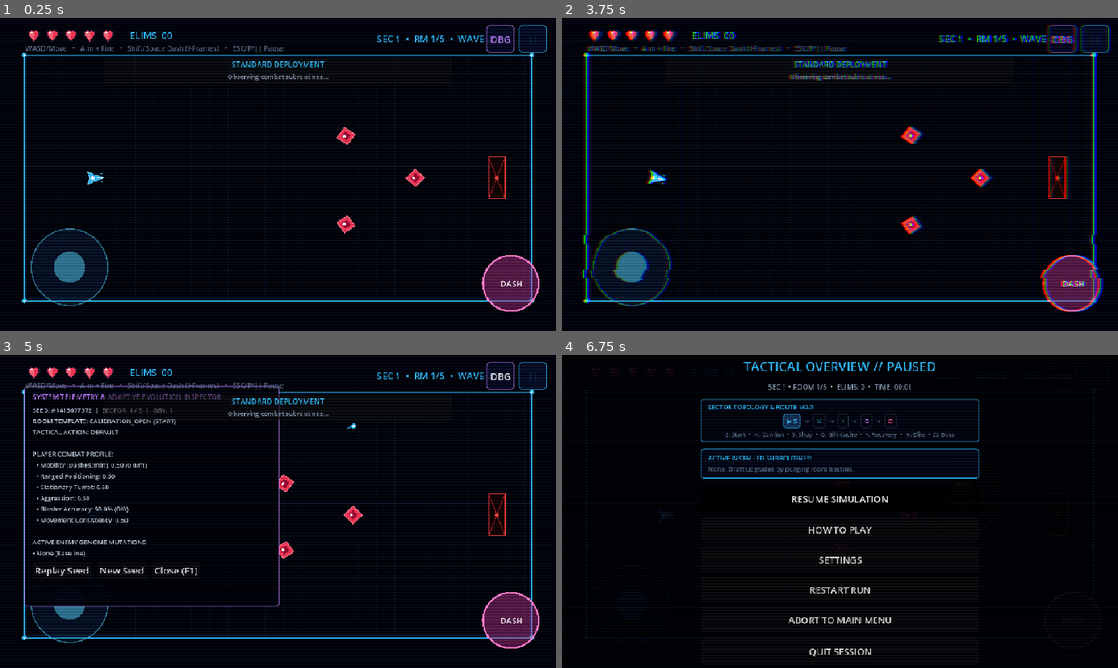
Above: before the commit, frames 1-4 (two rows, left to right).
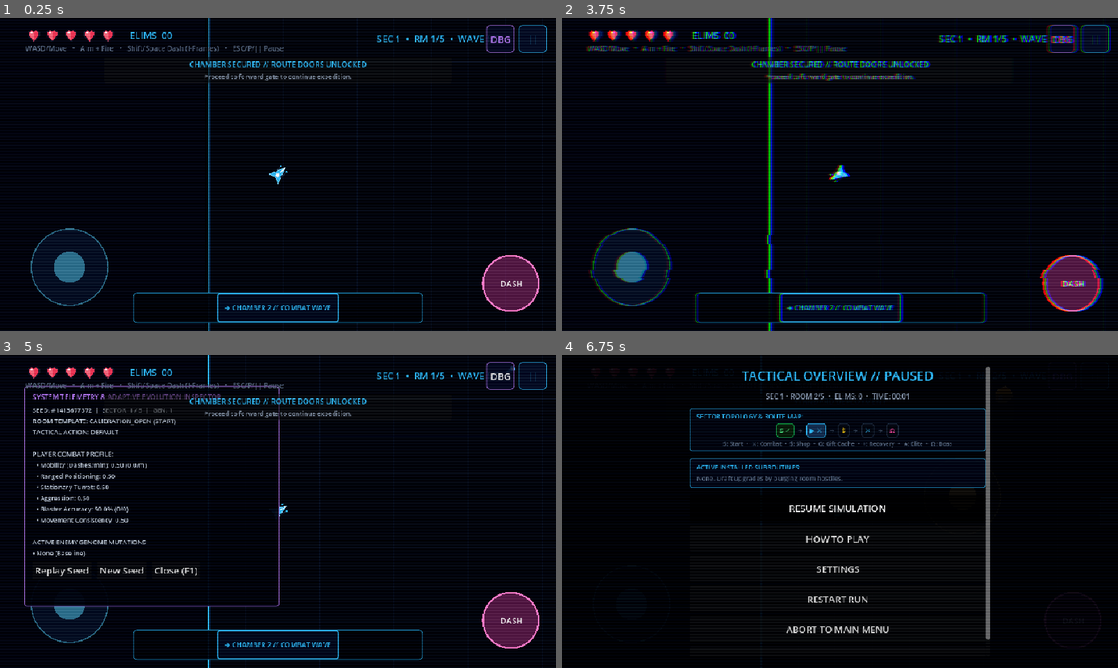
Above: after the commit, the same moments.

Repository: DaKaufeeBoii/GLITCH-RUN
Game: Godot game, scene res://scenes/main.tscn
Two runs of this game, one before a commit and one after it. Both use one fixed random seed, a clock stepped at 60 frames per second and the inputs below. This scene is started directly instead of the project's main scene.
Inputs (mouse positions are in pixels of both pictures, inside the frame that each line leads up to):
- Up to frame 1 (0.25 s): no input
- Up to frame 2 (3.75 s): click "||" at 0.5 s; click "RESTART RUN" at 1.25 s; click "RESTART RUN" at 2 s; click "RESTART RUN" at 2.75 s; click "CONFIRM" at 3.5 s
- Up to frame 3 (5 s): click "DBG" at 4.25 s
- Up to frame 4 (6.75 s): click "Replay Seed" at 5 s; click (840, 646) at 5.75 s, where only the run after the commit has a clickable "➔ CHAMBER 2 // COMBAT WAVE"; tap Enter at 6.5 s; move the mouse to (962, 495) at 6.52 s; hold Right (ui_right) from 6.53 s (still down); tap P at 6.6 s; click (962, 495) at 6.67 s

The runs differ from the first frame. In frame 1, 4.0% of the frame differs, in the area x 3-98%, y 0-100%; in frame 2, 6.9%; in frame 3, 3.4%; in frame 4, 7.4%, in the area x 23-77%, y 2-97%.

Commit message:
fix(script): resolve unused room_type parameter in run_progression.gd and parser error in pause_menu.gd

Diff:
--- a/scripts/dungeon_generator.gd
+++ b/scripts/dungeon_generator.gd
@@ -9,7 +9,7 @@
 ##   5. Spawn Clearances & Tactical Context Interface
 ##   6. Deterministic Seed Reproduction
 
-const ROOM_RECT := Rect2(42.0, 64.0, 876.0, 424.0)
+const ROOM_RECT := Rect2(42.0, 64.0, 1600.0, 900.0)
 const GRID_CELL_SIZE := 32.0
 const MIN_PLAYER_ENEMY_DIST := 195.0
 const MAX_VALIDATION_RETRIES := 10
@@ -34,6 +34,7 @@
 		"hazard_density": 0.0
 	}
 	var is_validated: bool = false
+	var is_sector_wave: bool = false
 
 	func to_dict() -> Dictionary:
 		var obs_list: Array[Dictionary] = []
@@ -50,7 +51,7 @@
 
 class DungeonLayout extends RefCounted:
 	var seed_value: int = 0
-	var total_rooms: int = 6
+	var total_rooms: int = 12
 	var rooms: Array[RoomData] = []
 	var adjacency: Dictionary = {} # int -> Array[int]
 
@@ -59,8 +60,10 @@
 			return rooms[idx]
 		return null
 
-
-func generate_dungeon(seed_val: int, room_count: int = 6) -> DungeonLayout:
+var last_wave_compositions: Dictionary = {}
+
+
+func generate_dungeon(seed_val: int, room_count: int = 12, regular_wave_count: int = 5) -> DungeonLayout:
 	## Generates a completely validated, connected procedural dungeon layout from a seed.
 	var layout := DungeonLayout.new()
 	layout.seed_value = seed_val
@@ -92,21 +95,21 @@
 			room_types.append("BOSS")
 		elif i == 1:
 			room_types.append("COMBAT")
-		elif i == 2:
-			# Branch node: Shop or Recovery
-			room_types.append("SHOP" if graph_rng.randf() < 0.60 else "RECOVERY")
-		elif i == 3:
-			# Branch node: Gift or Combat
-			room_types.append("GIFT" if graph_rng.randf() < 0.55 else "COMBAT")
-		elif i == 4:
-			# Late node: Elite or Combat
-			room_types.append("ELITE" if graph_rng.randf() < 0.50 else "COMBAT")
+		elif i == 2 or i == 6:
+			room_types.append("SHOP")
+		elif i == 4 or i == 8:
+			room_types.append("GIFT")
+		elif i == 10:
+			room_types.append("ELITE" if graph_rng.randf() < 0.50 else "RECOVERY")
+		elif i % 2 == 1 and i <= regular_wave_count * 2 - 1:
+			room_types.append("ELITE" if i >= 5 and graph_rng.randf() < 0.25 else "COMBAT")
 		else:
-			room_types.append("COMBAT")
+			room_types.append("RECOVERY")
 
 	# 3. Generate and Validate each Room in the Graph
 	for i in range(room_count):
 		var room := _generate_valid_room(i, room_types[i], layout, room_types, geom_rng, spawn_rng)
+		room.is_sector_wave = i % 2 == 1 and i <= regular_wave_count * 2 - 1
 		room.connections.assign(layout.adjacency.get(i, []))
 		layout.rooms.append(room)
 
@@ -122,32 +125,14 @@
 		layout.adjacency[i].append(i + 1)
 		layout.adjacency[i + 1].append(i)
 
-	# Interconnected branch shortcuts and loops
-	if count >= 6:
-		# Room 0 connects forward to Room 1 (Combat) and Room 2 (Shop/Recovery)
-		if not 2 in layout.adjacency[0]:
-			layout.adjacency[0].append(2)
-			layout.adjacency[2].append(0)
-
-		# Room 1 connects forward to Room 3 (Gift/Combat)
-		if not 3 in layout.adjacency[1]:
-			layout.adjacency[1].append(3)
-			layout.adjacency[3].append(1)
-
-		# Room 2 connects forward to Room 4 (Elite/Combat)
-		if not 4 in layout.adjacency[2]:
-			layout.adjacency[2].append(4)
-			layout.adjacency[4].append(2)
-
-		# Room 3 connects forward to Room 5 (Boss)
-		if not (count - 1) in layout.adjacency[3]:
-			layout.adjacency[3].append(count - 1)
-			layout.adjacency[count - 1].append(3)
-
-	elif count >= 5:
-		if not 3 in layout.adjacency[1]:
-			layout.adjacency[1].append(3)
-			layout.adjacency[3].append(1)
+	# Optional even-numbered rooms branch off the mandatory combat spine. Seeded
+	# skip edges never bypass a scheduled wave room, and the first route choice is
+	# guaranteed so every sector has at least one meaningful decision.
+	for index in range(1, count - 2, 2):
+		var target := index + 2
+		if (index == 1 or _rng.randf() < 0.70) and not target in layout.adjacency[index]:
+			layout.adjacency[index].append(target)
+			layout.adjacency[target].append(index)
 
 
 func _generate_valid_room(
@@ -224,21 +209,17 @@
 	if room_idx >= total_rooms - 1:
 		return "BOSS"
 	match room_idx:
-		1:
-			return "COMBAT"
-		2:
+		2, 6:
 			return "SHOP"
-		3:
+		4, 8:
 			return "GIFT"
-		4:
-			return "ELITE"
+		10:
+			return "RECOVERY"
 		_:
 			return "COMBAT"
 
 
 func _get_door_label(target_idx: int, room_type: String) -> String:
-	if target_idx >= 5:
-		return "SECTOR GATE // NEXUS CORE"
 	match room_type:
 		"START":
 			return "CALIBRATION DOCK"
@@ -366,14 +347,25 @@
 			room.tactical_context.flanking_lanes = 2
 
 		"BOSS_NEXUS":
-			var b_size := Vector2(36.0, 36.0)
-			room.obstacles.append(Rect2(Vector2(180.0 - 18.0, 150.0 - 18.0), b_size))
-			room.obstacles.append(Rect2(Vector2(780.0 - 18.0, 150.0 - 18.0), b_size))
-			room.obstacles.append(Rect2(Vector2(180.0 - 18.0, 400.0 - 18.0), b_size))
-			room.obstacles.append(Rect2(Vector2(780.0 - 18.0, 400.0 - 18.0), b_size))
+			var b_size := Vector2(64.0, 64.0)
+			var x_offset := room.bounds.size.x * 0.28
+			var y_offset := room.bounds.size.y * 0.25
+			room.obstacles.append(Rect2(center + Vector2(-x_offset, -y_offset) - b_size * 0.5, b_size))
+			room.obstacles.append(Rect2(center + Vector2(x_offset, -y_offset) - b_size * 0.5, b_size))
+			room.obstacles.append(Rect2(center + Vector2(-x_offset, y_offset) - b_size * 0.5, b_size))
+			room.obstacles.append(Rect2(center + Vector2(x_offset, y_offset) - b_size * 0.5, b_size))
 			room.tactical_context.has_cover = true
 			room.tactical_context.chokepoint_ratio = 0.15
 			room.tactical_context.flanking_lanes = 4
+
+	# The enlarged rooms need their cover and lanes spread out too. Scale around
+	# the room center so templates remain legible at the scrolling camera scale.
+	if template_name != "BOSS_NEXUS":
+		for obstacle_index in range(room.obstacles.size()):
+			var obstacle: Rect2 = room.obstacles[obstacle_index]
+			var scaled_size := obstacle.size * 1.65
+			var scaled_center := center + (obstacle.get_center() - center) * 1.65
+			room.obstacles[obstacle_index] = Rect2(scaled_center - scaled_size * 0.5, scaled_size)
 
 
 func _generate_shop_stock(rng: RandomNumberGenerator) -> Array[Dictionary]:
@@ -417,7 +409,7 @@
 		return
 
 	if room_type == "BOSS":
-		room.enemy_spawns.append({ "type": "BOSS", "pos": Vector2(680, 276), "flank_angle": 0.0 })
+		room.enemy_spawns.append({ "type": "BOSS", "pos": Vector2(room.bounds.position.x + room.bounds.size.x * 0.70, room.bounds.get_center().y), "flank_angle": 0.0 })
 		return
 
 	# Progressive enemy composition for combat arenas & standby spawns
@@ -442,6 +434,86 @@
 			"pos": pos,
 			"flank_angle": flank if etype == "CHASER" else 0.0
 		})
+
+
+func generate_wave_spawns(room: RoomData, sector_seed: int, wave_number: int, spawn_budget: int) -> Array[Dictionary]:
+	## Builds a deterministic, room-specific roster for each wave. It varies enemy
+	## roles, count, and spawn positions instead of replaying room.enemy_spawns.
+	if room.room_type in ["START", "RECOVERY", "SHOP", "GIFT", "BOSS"]:
+		return room.enemy_spawns.duplicate(true)
+
+	var rng := RandomNumberGenerator.new()
+	rng.seed = int((sector_seed ^ (room.index * 73856093) ^ (wave_number * 19349663)) & 0x7FFFFFFF)
+	var available := ["CHASER"]
+	if room.index >= 1:
+		available.append("SHOOTER")
+	if room.index >= 2:
+		available.append("DASHER")
+	var recipes := [
+		["CHASER", "CHASER", "CHASER", "CHASER"],
+		["SHOOTER", "CHASER", "SHOOTER", "CHASER"],
+		["DASHER", "CHASER", "DASHER", "CHASER"],
+		["SHOOTER", "DASHER", "CHASER", "SHOOTER"],
+		["DASHER", "DASHER", "SHOOTER", "CHASER"],
+		["CHASER", "SHOOTER", "DASHER", "DASHER"]
+	]
+	var max_count := mini(8, maxi(3, 3 + int(room.index * 0.45)))
+	var count_offset := posmod(wave_number - 1, 3) - 1
+	var count := clampi(mini(spawn_budget, max_count) + count_offset, 2, mini(spawn_budget, max_count))
+	var key := str(sector_seed)
+	var recipe_index := int(rng.randi() % recipes.size())
+	var roster: Array[String] = []
+	var signature := ""
+	for attempt in range(recipes.size()):
+		roster.clear()
+		var recipe: Array = recipes[recipe_index]
+		for slot in range(count):
+			var wanted: String = recipe[(slot + wave_number - 1) % recipe.size()]
+			if not available.has(wanted):
+				wanted = available[(slot + attempt) % available.size()]
+			roster.append(wanted)
+		signature = ",".join(roster)
+		if signature != str(last_wave_compositions.get(key, "")):
+			break
+		recipe_index = (recipe_index + 1) % recipes.size()
+	last_wave_compositions[key] = signature
+	if last_wave_compositions.size() > 3:
+		last_wave_compositions.erase(last_wave_compositions.keys()[0])
+
+	var positions: Array[Vector2] = []
+	var tries := 0
+	while positions.size() < count and tries < count * 30:
+		tries += 1
+		var pos := Vector2(
+			rng.randf_range(room.bounds.position.x + 110.0, room.bounds.end.x - 110.0),
+			rng.randf_range(room.bounds.position.y + 90.0, room.bounds.end.y - 90.0)
+		)
+		if pos.distance_to(room.player_spawn) < MIN_PLAYER_ENEMY_DIST:
+			continue
+		var blocked := false
+		for obstacle in room.obstacles:
+			if obstacle.grow(28.0).has_point(pos):
+				blocked = true
+				break
+		if blocked:
+			continue
+		var spaced := true
+		for other in positions:
+			if pos.distance_squared_to(other) < 80.0 * 80.0:
+				spaced = false
+				break
+		if spaced:
+			positions.append(pos)
+
+	var result: Array[Dictionary] = []
+	for index in range(mini(roster.size(), positions.size())):
+		var family: String = roster[index]
+		result.append({
+			"type": family,
+			"pos": positions[index],
+			"flank_angle": (0.55 if index % 2 == 0 else -0.55) if family == "CHASER" else 0.0
+		})
+	return result
 
 
 func _validate_room_reachability(room: RoomData) -> bool:
@@ -550,7 +622,7 @@
 	room.obstacles.append(Rect2(center.x + 120.0, center.y - 20.0, 40.0, 40.0))
 
 	if room_type == "BOSS":
-		room.enemy_spawns.append({ "type": "BOSS", "pos": Vector2(680, 276), "flank_angle": 0.0 })
+		room.enemy_spawns.append({ "type": "BOSS", "pos": Vector2(room.bounds.position.x + room.bounds.size.x * 0.70, room.bounds.get_center().y), "flank_angle": 0.0 })
 	else:
 		room.enemy_spawns.append({ "type": "CHASER", "pos": Vector2(620, 200), "flank_angle": 0.55 })
 		room.enemy_spawns.append({ "type": "CHASER", "pos": Vector2(740, 276), "flank_angle": 0.0 })
--- a/scripts/evolution_manager.gd
+++ b/scripts/evolution_manager.gd
@@ -11,6 +11,8 @@
 
 const POOL_SIZE_PER_FAMILY := 3
 const MUTATION_PERTURBATION := 0.08 # Max 8% trait adjustment per generational mutation
+const BATTLES_FOR_FIRST_EVOLUTION := 1
+const BATTLES_FOR_SECOND_EVOLUTION := 2
 
 var generation := 1
 var active_genomes: Dictionary = {
@@ -37,6 +39,7 @@
 			"encounters_fought": 0,
 			"combat_time": 0.0,
 			"player_kited_count": 0,
+			"last_bred_encounter": 0,
 			"damage_dealt": 0,
 			"tier": 0,
 			"history": []
@@ -45,6 +48,8 @@
 			"encounters_fought": 0,
 			"combat_time": 0.0,
 			"damage_dealt": 0,
+			"player_dash_count": 0,
+			"last_bred_encounter": 0,
 			"tier": 0,
 			"history": []
 		},
@@ -52,6 +57,7 @@
 			"encounters_fought": 0,
 			"combat_time": 0.0,
 			"damage_dealt": 0,
+			"last_bred_encounter": 0,
 			"tier": 0,
 			"history": []
 		}
@@ -129,9 +135,10 @@
 		if "family" in g:
 			active_families[g.family] = true
 
-	# Fallback if active_combatants was not registered (e.g. direct test calls)
+	# Callers may supply an explicit family list, but an empty encounter must never
+	# be treated as evidence that every species fought.
 	if active_families.is_empty():
-		for f in player_profile.get("active_families", ["CHASER", "SHOOTER", "DASHER"]):
+		for f in player_profile.get("active_families", []):
 			active_families[f] = true
 
 	# 3. Process Species Evidence & Distinct Evolution Paths
@@ -145,11 +152,11 @@
 		# Did player kite or maintain distance?
 		var ranged_ratio: float = float(player_profile.get("ranged", 0.5))
 		var mobility_ratio: float = float(player_profile.get("mobility", 0.5))
-		if ranged_ratio > 0.40 or mobility_ratio > 0.45 or combat_duration >= 4.0:
+		if ranged_ratio >= 0.60 and mobility_ratio >= 0.50:
 			ev.player_kited_count += 1
 
 		# Tier 0 -> Tier 1: Enhanced Pursuit Speed (+35%) & 2x Health
-		if ev.tier == 0 and ev.encounters_fought >= 1:
+		if ev.tier == 0 and ev.encounters_fought >= BATTLES_FOR_FIRST_EVOLUTION:
 			ev.tier = 1
 			for g in active_genomes["CHASER"]:
 				g.tier = 1
@@ -161,7 +168,7 @@
 				"mutation": "RAPID_PURSUIT",
 				"health_mult": "2x (6 HP)",
 				"tradeoff": "Pursuit speed +35% (124.2 px/s), max armor doubled to 6 HP",
-				"reason": "Player kiting observed in %d battle(s) (range ratio %.2f). Evolved rapid pursuit thrusters." % [ev.encounters_fought, ranged_ratio],
+				"reason": "After %d Chaser battles, long-range movement and repeated dodging met the adaptation threshold (range ratio %.2f)." % [ev.encounters_fought, ranged_ratio],
 				"counter": "Cut back across pursuit trajectory; use arena obstacles to break line of chase."
 			}
 			evolution_history.append(record)
@@ -169,7 +176,7 @@
 			ev.history.append(record)
 
 		# Tier 1 -> Tier 2: Crimson Laser Blaster (+committed aim) & 4x Health
-		elif ev.tier == 1 and ev.encounters_fought >= 2:
+		elif ev.tier == 1 and ev.encounters_fought >= BATTLES_FOR_SECOND_EVOLUTION:
 			ev.tier = 2
 			for g in active_genomes["CHASER"]:
 				g.tier = 2
@@ -195,7 +202,7 @@
 		ev.combat_time += combat_duration
 
 		# Tier 0 -> Tier 1: Ion Hazard Trail & 2x Health
-		if ev.tier == 0 and ev.encounters_fought >= 1:
+		if ev.tier == 0 and ev.encounters_fought >= BATTLES_FOR_FIRST_EVOLUTION:
 			ev.tier = 1
 			for g in active_genomes["DASHER"]:
 				g.tier = 1
@@ -207,7 +214,7 @@
 				"mutation": "ION_HAZARD_TRAIL",
 				"health_mult": "2x (4 HP)",
 				"tradeoff": "Leaves ionized electric hazard spheres along dash path, max armor doubled to 4 HP",
-				"reason": "Dashers engaged player across %d encounter(s). Evolved trailing area denial hazards." % ev.encounters_fought,
+				"reason": "After %d Dasher battles with repeated player dash responses, the species adapted its attack path." % ev.encounters_fought,
 				"counter": "Avoid walking directly in Dasher wake; lure Dashers into open perimeter corridors."
 			}
 			evolution_history.append(record)
@@ -215,7 +222,7 @@
 			ev.history.append(record)
 
 		# Tier 1 -> Tier 2: Overclocked Velocity (+25% stalk & lunge) & 4x Health
-		elif ev.tier == 1 and ev.encounters_fought >= 2:
+		elif ev.tier == 1 and ev.encounters_fought >= BATTLES_FOR_SECOND_EVOLUTION:
 			ev.tier = 2
 			for g in active_genomes["DASHER"]:
 				g.tier = 2
@@ -241,7 +248,7 @@
 		ev.combat_time += combat_duration
 
 		# Tier 0 -> Tier 1: Predictive Lead Aiming Optics & 2x Health
-		if ev.tier == 0 and ev.encounters_fought >= 1:
+		if ev.tier == 0 and ev.encounters_fought >= BATTLES_FOR_FIRST_EVOLUTION:
 			ev.tier = 1
 			for g in active_genomes["SHOOTER"]:
 				g.tier = 1
@@ -261,7 +268,7 @@
 			ev.history.append(record)
 
 		# Tier 1 -> Tier 2: 2-Round Burst Volley & 4x Health
-		elif ev.tier == 1 and ev.encounters_fought >= 2:
+		elif ev.tier == 1 and ev.encounters_fought >= BATTLES_FOR_SECOND_EVOLUTION:
 			ev.tier = 2
 			for g in active_genomes["SHOOTER"]:
 				g.tier = 2
--- a/scripts/game.gd
+++ b/scripts/game.gd
@@ -1,5 +1,5 @@
 extends Node2D
-## Owns the roguelite game loop: hand-authored rooms, tech dungeon tile rendering,
+## Owns the roguelite game loop: procedural rooms, tech dungeon tile rendering,
 ## enemy waves, upgrade drafting, and run completion.
 
 const PLAYER_SCENE := preload("res://scenes/player/player.tscn")
@@ -24,7 +24,7 @@
 const BOSS_DIRECTOR_SCRIPT := preload("res://scripts/boss_director.gd")
 const BOSS_DEFINITION_SCRIPT := preload("res://scripts/boss_definition.gd")
 
-const ROOM_RECT := Rect2(42.0, 64.0, 876.0, 424.0)
+const ROOM_RECT := Rect2(42.0, 64.0, 1600.0, 900.0)
 
 # Custom tileset coordinates (32x32 tiles in assets/environment/tileset.png)
 const FLOOR_TILE_BASE := Rect2(0, 0, 32, 32)
@@ -141,7 +141,7 @@
 	room_cleared = false
 
 	# Generate deterministic procedural dungeon layout from run seed
-	dungeon_layout = dungeon_generator.generate_dungeon(rs.current_seed, rs.TOTAL_ROOMS)
+	dungeon_layout = dungeon_generator.generate_dungeon(rs.current_seed, rs.TOTAL_ROOMS, rs.progression.sector_total_waves)
 	rs.dungeon_layout_summary.clear()
 	for r in dungeon_layout.rooms:
 		rs.record_room_summary(r.to_dict())
@@ -150,6 +150,7 @@
 	camera = Camera2D.new()
 	camera.position = Vector2(480, 270)
 	add_child(camera)
+	camera.make_current()
 
 	# Initialize Glitch Post-Processing Layer
 	_init_glitch_layer()
@@ -231,6 +232,8 @@
 		return
 
 	rs.run_time += delta
+	if not get_tree().paused and not active_enemies.is_empty():
+		sector_combat_time += delta
 
 	# Screen Trauma Shake Update
 	if trauma > 0.0 and is_instance_valid(camera):
@@ -257,6 +260,8 @@
 	# Track player combat behavior for adaptive director
 	if not get_tree().paused and is_instance_valid(player) and tracker:
 		tracker.update(delta, player.global_position, player.velocity, active_enemies, player.is_firing, rs.run_time)
+	if is_instance_valid(camera) and is_instance_valid(player):
+		camera.position = player.position
 
 	# Update spatial index and squad coordinator
 	if spatial_index:
@@ -273,7 +278,8 @@
 		var sec_w: int = rs.progression.sector_waves_completed if (rs and rs.progression) else 0
 		var sec_tw: int = rs.progression.sector_total_waves if (rs and rs.progression) else 3
 		var total_r: int = rs.progression.rooms_per_sector if (rs and rs.progression) else rs.TOTAL_ROOMS
-		sector_label.text = "SEC %d  •  RM %d/%d  •  WAVE %d/%d" % [rs.current_sector, rs.current_room_index + 1, total_r, sec_w, sec_tw]
+		var active_wave: int = mini(sec_w + 1, sec_tw)
+		sector_label.text = "SEC %d  •  RM %d/%d  •  WAVE %d/%d" % [rs.current_sector, rs.current_room_index + 1, total_r, active_wave, sec_tw]
 
 	# Update Boss Bar if in Boss room
 	if boss_active and is_instance_valid(boss_ref):
@@ -324,9 +330,9 @@
 	draw_rect(ROOM_RECT, Color("080c16"), true)
 	var grid_color := Color(0.12, 0.18, 0.28, 0.45) * tint
 	grid_color.a = 0.35
-	for x in range(int(ROOM_RECT.position.x), int(ROOM_RECT.end.x), 32):
+	for x in range(int(ROOM_RECT.position.x), int(ROOM_RECT.end.x), 64):
 		draw_line(Vector2(x, ROOM_RECT.position.y), Vector2(x, ROOM_RECT.end.y), grid_color, 1.0)
-	for y in range(int(ROOM_RECT.position.y), int(ROOM_RECT.end.y), 32):
+	for y in range(int(ROOM_RECT.position.y), int(ROOM_RECT.end.y), 64):
 		draw_line(Vector2(ROOM_RECT.position.x, y), Vector2(ROOM_RECT.end.x, y), grid_color, 1.0)
 
 	# 2. Outer arena perimeter & neon hazard rails
@@ -518,10 +524,11 @@
 
 	var rs_node = get_node_or_null("/root/RunState")
 	var sec_seed: int = rs_node.progression.get_current_sector_seed() if (rs_node and rs_node.progression) else (rs_node.current_seed if rs_node else 1337)
-	var room_count: int = rs_node.progression.rooms_per_sector if (rs_node and rs_node.progression) else 5
+	var room_count: int = rs_node.progression.rooms_per_sector if (rs_node and rs_node.progression) else 12
 
 	if not dungeon_layout or dungeon_layout.rooms.is_empty():
-		dungeon_layout = dungeon_generator.generate_dungeon(sec_seed, room_count)
+		var wave_count: int = rs_node.progression.sector_total_waves if (rs_node and rs_node.progression) else 3
+		dungeon_layout = dungeon_generator.generate_dungeon(sec_seed, room_count, wave_count)
 		if rs_node:
 			rs_node.dungeon_layout_summary.clear()
 			for r in dungeon_layout.rooms:
@@ -540,12 +547,22 @@
 	# Position player at designated reachable spawn
 	if is_instance_valid(player):
 		player.position = current_room_data.player_spawn
+		if is_instance_valid(camera):
+			camera.position = player.position
+			camera.reset_smoothing()
 
 	# Place procedural obstacle geometry
 	for r in current_room_data.obstacles:
 		_add_obstacle(r.get_center(), r.size)
 
-	# Calculate wave structure for this chamber from sector schedule
+	# Services and caches are safe rooms, not combat encounters.
+	if current_room_data.room_type in ["START", "RECOVERY", "SHOP", "GIFT"]:
+		_handle_non_wave_room(current_room_data.room_type)
+		queue_redraw()
+		_update_debug_overlay()
+		return
+
+	# One combat encounter is one wave; required wave rooms are selected per sector.
 	if rs_node and rs_node.progression:
 		rs_node.progression.calculate_waves_for_current_room(current_room_data.room_type)
 		rs_node.current_wave = rs_node.progression.current_wave
@@ -681,6 +698,9 @@
 	var profile: Dictionary = tracker.get_profile() if tracker else {}
 	var p_hp: int = player.health if is_instance_valid(player) else 5
 	var p_max: int = player.max_health if is_instance_valid(player) else 5
+	var spawn_budget: int = rs_node.progression.calculate_spawn_budget(wave_num) if (rs_node and rs_node.progression) else current_room_data.enemy_spawns.size()
+	var sector_seed: int = rs_node.progression.get_current_sector_seed() if (rs_node and rs_node.progression) else 1337
+	current_room_data.enemy_spawns = dungeon_generator.generate_wave_spawns(current_room_data, sector_seed, wave_num, spawn_budget)
 
 	var encounter: Dictionary = encounter_director.prepare_encounter(
 		current_room_data,
@@ -702,7 +722,6 @@
 		rs_node.record_tactic(rs_node.current_room_index + 1, encounter.tactic, encounter.banner_sub, mut_desc)
 
 	# Spawn budgeted enemies for this wave
-	var spawn_budget: int = rs_node.progression.calculate_spawn_budget(wave_num) if (rs_node and rs_node.progression) else encounter.spawn_list.size()
 	var spawns_to_create: Array = encounter.spawn_list.slice(0, mini(spawn_budget, encounter.spawn_list.size()))
 	if spawns_to_create.is_empty() and not encounter.spawn_list.is_empty():
 		spawns_to_create = encounter.spawn_list
@@ -717,7 +736,7 @@
 		if not contains_boss:
 			spawns_to_create.push_front({
 				"type": "BOSS",
-				"pos": Vector2(680, 276),
+				"pos": Vector2(current_room_data.bounds.position.x + current_room_data.bounds.size.x * 0.70, current_room_data.bounds.get_center().y),
 				"flank_angle": 0.0,
 				"genome": null
 			})
@@ -744,7 +763,7 @@
 				encounter.enemy_telegraph_mult,
 				flank,
 				encounter.shooter_lead,
-				encounter.hazard_trail
+				false # Dasher trails are granted by the learned species genome only.
 			)
 			if genome and enemy:
 				genome.apply_to_enemy(enemy)
@@ -898,7 +917,7 @@
 		else:
 			room_cleared = true
 			if rs and rs.progression:
-				rs.progression.complete_current_wave()
+				rs.progression.complete_current_wave(current_room_data.is_sector_wave)
 			_on_room_cleared()
 
 
@@ -926,7 +945,7 @@
 	var new_adaptations: Array[Dictionary] = []
 	if encounter_director and tracker and rs:
 		new_adaptations = encounter_director.record_encounter_result(
-			rs.current_room_index,
+			maxi(0, rs.progression.sector_index - 1) if rs.progression else maxi(0, rs.current_sector - 1),
 			damage_taken_this_sector,
 			sector_combat_time,
 			tracker.get_profile(),
@@ -1105,7 +1124,7 @@
 	var rs = get_node_or_null("/root/RunState")
 	if encounter_director and tracker and rs:
 		encounter_director.record_encounter_result(
-			rs.current_room_index,
+			maxi(0, rs.progression.sector_index - 1) if rs.progression else maxi(0, rs.current_sector - 1),
 			damage_taken_this_sector,
 			sector_combat_time,
 			tracker.get_profile(),
@@ -1462,7 +1481,7 @@
 	• %s""" % [
 		cur_seed,
 		sec_idx,
-		rs.TOTAL_ROOMS if rs else 6,
+		rs.TOTAL_ROOMS if rs else 12,
 		encounter_director.evolution_manager.generation if encounter_director else 1,
 		t_name,
 		r_type,
--- a/scripts/pause_menu.gd
+++ b/scripts/pause_menu.gd
@@ -61,12 +61,18 @@
 	var center := CenterContainer.new()
 	center.set_anchors_and_offsets_preset(Control.PRESET_FULL_RECT)
 	add_child(center)
+	var content_scroll := ScrollContainer.new()
+	content_scroll.custom_minimum_size = Vector2(520, 500)
+	content_scroll.size_flags_horizontal = Control.SIZE_EXPAND_FILL
+	content_scroll.size_flags_vertical = Control.SIZE_EXPAND_FILL
+	center.add_child(content_scroll)
 
 	var main_vbox := VBoxContainer.new()
 	main_vbox.custom_minimum_size = Vector2(480, 0)
+	main_vbox.size_flags_horizontal = Control.SIZE_EXPAND_FILL
 	main_vbox.add_theme_constant_override("separation", 12)
 	main_vbox.alignment = BoxContainer.ALIGNMENT_CENTER
-	center.add_child(main_vbox)
+	content_scroll.add_child(main_vbox)
 
 	title_label = Label.new()
 	title_label.text = "TACTICAL OVERVIEW // PAUSED"
--- a/scripts/run_progression.gd
+++ b/scripts/run_progression.gd
@@ -83,10 +83,10 @@
 	return sector_waves_completed >= sector_total_waves
 
 
-func calculate_waves_for_current_room(room_type: String) -> int:
+func calculate_waves_for_current_room(_room_type: String = "") -> int:
 	## Calculates combat wave count for each chamber.
 	## Every chamber guarantees enemy combat engagements (never 0 waves).
-	match room_type:
+	match _room_type:
 		"START":
 			waves_in_room = 1
 		"BOSS":
@@ -123,9 +123,9 @@
 	return total_budget
 
 
-func complete_current_wave() -> void:
-	## Call when a combat wave in a combat/elite room is cleared
-	if current_wave > 0 and sector_waves_completed < sector_total_waves:
+func complete_current_wave(is_scheduled_wave: bool = true) -> void:
+	## Optional combat rooms do not advance the sector's mandatory wave schedule.
+	if is_scheduled_wave and current_wave > 0 and sector_waves_completed < sector_total_waves:
 		sector_waves_completed += 1
 		if sector_waves_completed >= sector_total_waves:
 			sector_waves_cleared.emit()
